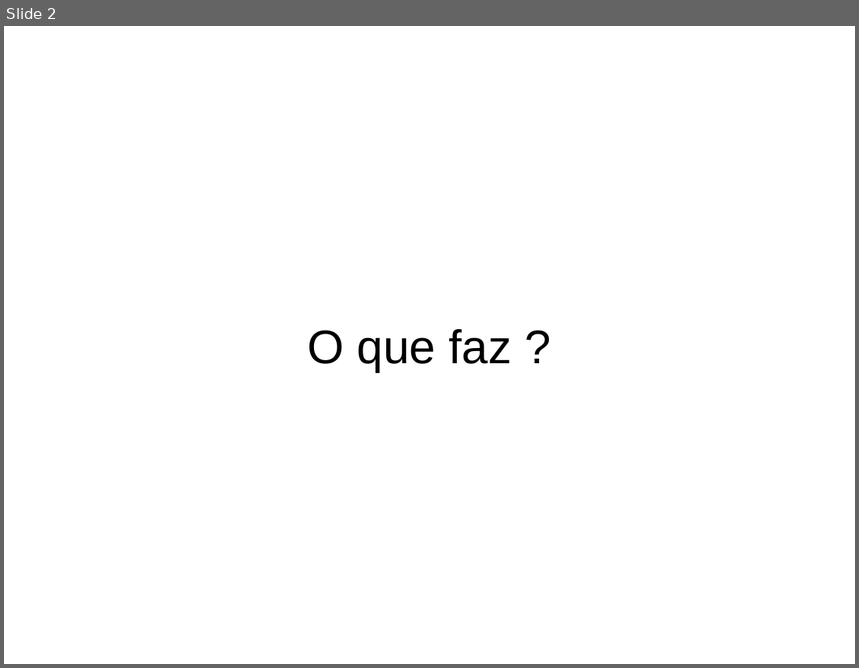
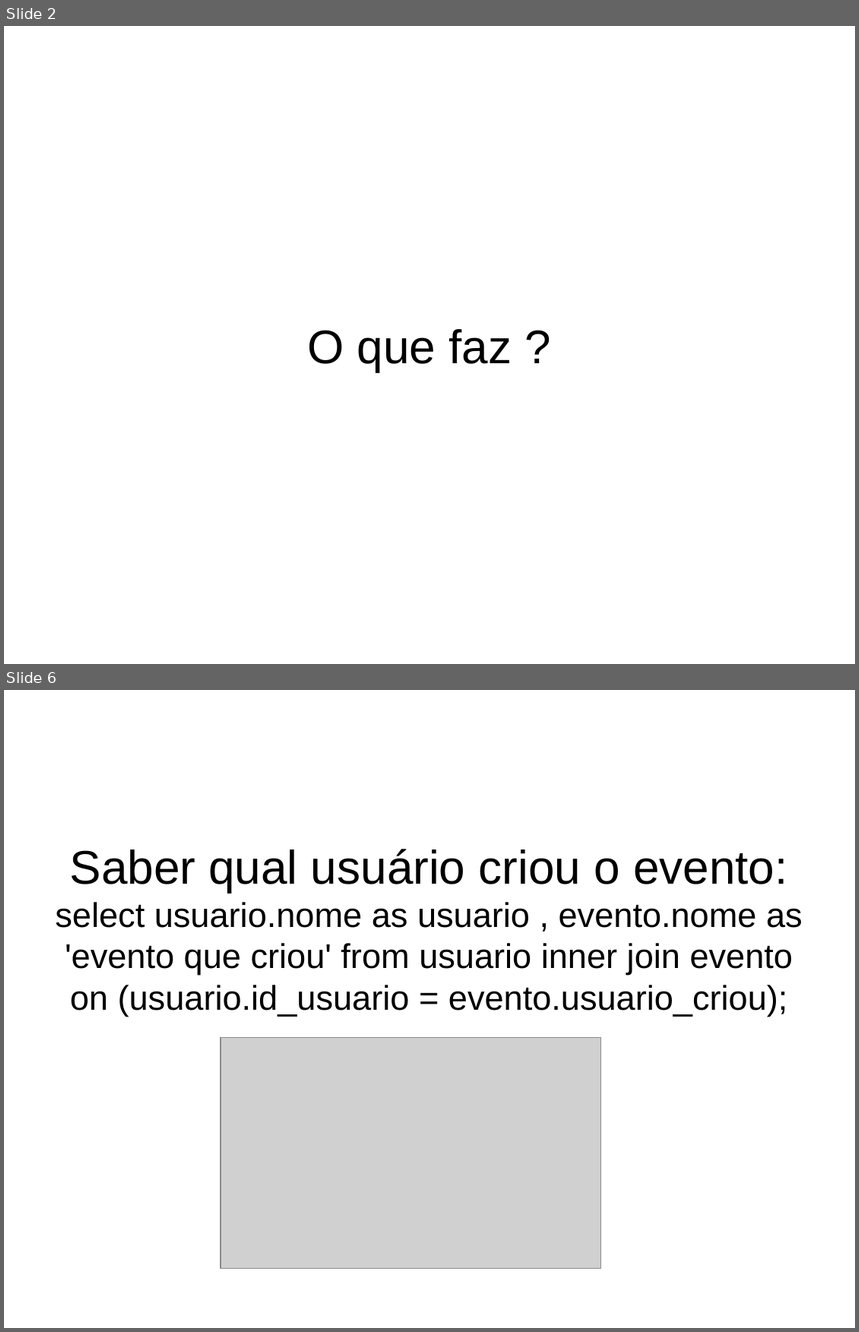
Before and after one commit to WagnerLucio123/Trabalho01, a slide deck: Trabalho de Banco de dados.odp. Shown one above the other, each under a label of ours: slide 2 before the commit, slides 2 and 6 after it; the slides between them are not shown. The pictures are 859x668 and 859x1332 pixels, drawn with LibreOffice and Linux fonts; fonts in the diff are those of the drawing; grey boxes stand for pictures; background and template pictures are left out. Boxes give left, top, right and bottom in pixels: in the first picture for what was removed or moved away, otherwise in the second. Text is boxed around its words. In the diff, an @@ line names an element or a change of style, - is before the commit and + after.

```diff
--- a/Trabalho de Banco de dados.odp
+++ b/Trabalho de Banco de dados.odp
@@ slide 6 added at [4,690,855,1328], background #FFFFFF @@
@@ title added at [55,849,803,1016], 32 pt, text #000000 @@
+Saber qual usuário criou o evento:
+select usuario.nome as usuario , evento.nome as 'evento que criou' from usuario inner join evento on (usuario.id_usuario = evento.usuario_criou);
@@ picture added at [221,1037,602,1268] @@
```
Also in this commit, not shown: 1 slide changed, 7 other slides added.
